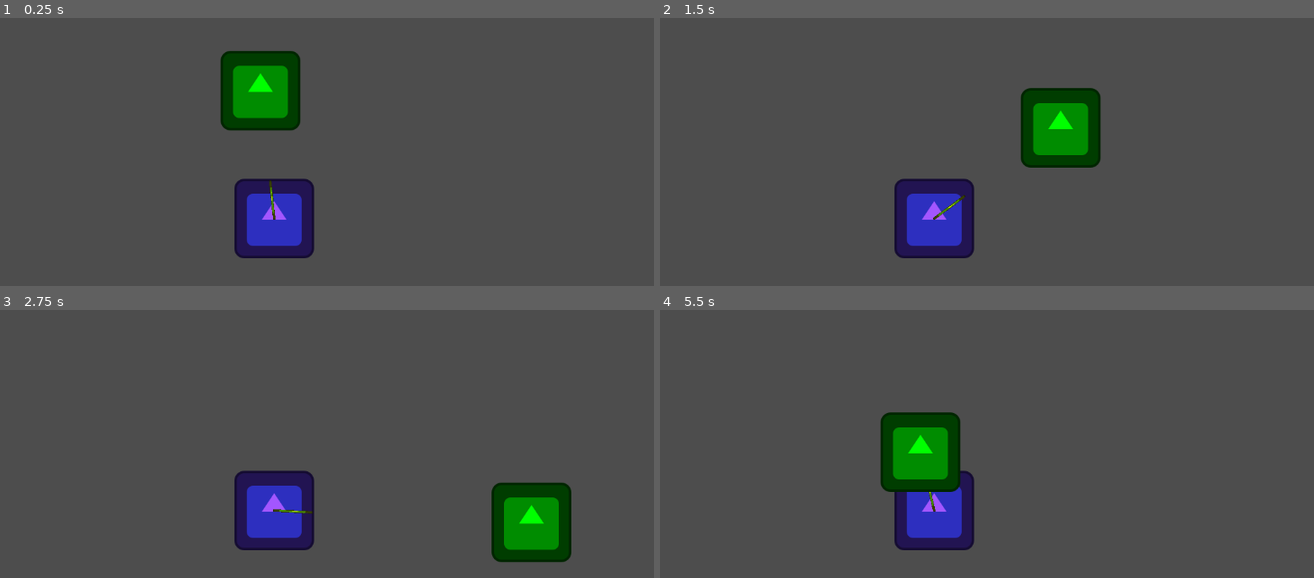
Above: before the commit, frames 1-4 (two rows, left to right).
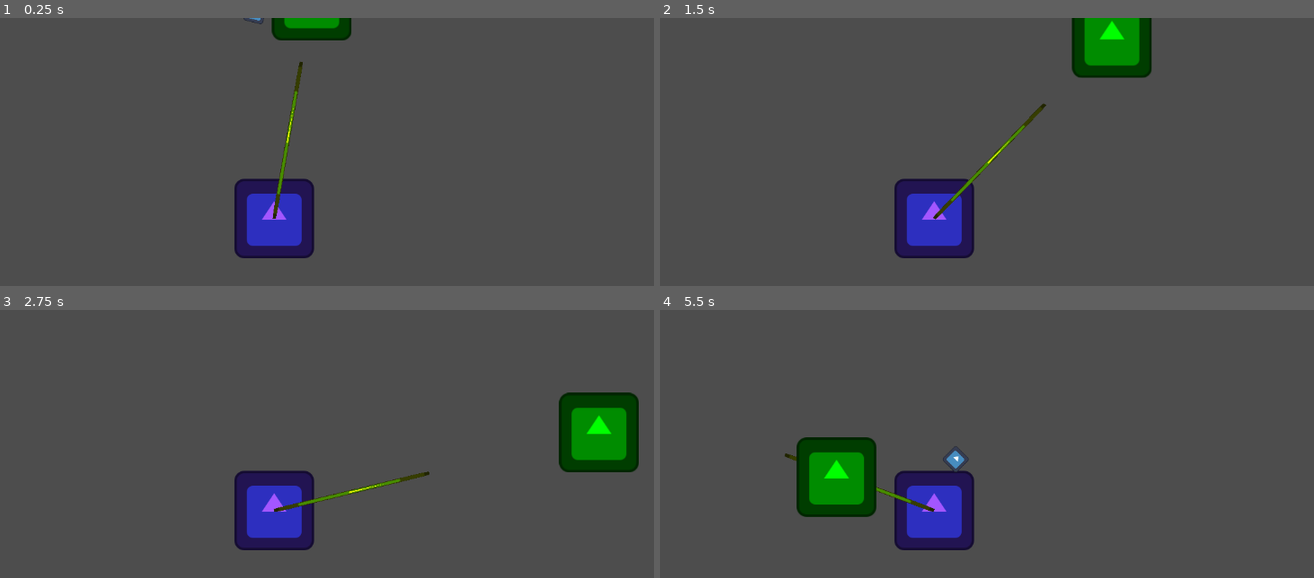
Above: after the commit, the same moments.

Repository: ALI-Sulieman/Eye
Game: Godot game, scene res://levels/level_1/level_1.tscn
The game is run twice, just before and just after one commit, with the same random seed, the same clock (stepped at 60 frames per second) and the same inputs. The engine's default icon, where the game draws it, is replaced by a stand-in: a white triangle on a blue panel in a dark square.
Inputs:
- Up to frame 1 (0.25 s): no input
- Up to frame 2 (1.5 s): tap Enter at 0.5 s; hold Right (ui_right) 0.53-1.28 s; hold Down (ui_down) from 1.28 s (still down)
- Up to frame 3 (2.75 s): release Down (ui_down) at 2.03 s; hold Right (ui_right) from 2.03 s (still down)
- Up to frame 4 (5.5 s): release Right (ui_right) at 2.78 s; hold Up (ui_up) 2.78-3.53 s; hold Left (ui_left) 3.53-5.03 s; hold Down (ui_down) from 5.03 s (still down)

The runs differ from the first frame. In frame 1, 4.9% of the frame differs, in the area x 33-54%, y 0-76%; in frame 2, 6.7%; in frame 3, 7.6%, in the area x 41-98%, y 30-94%; in frame 4, 7.4%.

Commit message:
made the Eye throw stone rigidbodies when player collides with laser

Diff:
--- a/characters/eye/eye.gd
+++ b/characters/eye/eye.gd
@@ -1,7 +1,40 @@
 extends CharacterBody2D
 
+@export var player: CharacterBody2D
+@export var stone_throw_margin: float = 0.4 # this is used to prevent stone from spawning inside the Eye collider, but there are other ways to do that.
+@export var stone_throw_strength: float = 10.0
+var hostile: bool = false
+var attack_cooldown: bool = false
 @onready var laser = $Laser
-@export var player: CharacterBody2D
+@onready var attack_cooldown_timer = $AttackCooldownTimer
+@onready var stone_scene = preload("res://items/stone/stone.tscn")
 
-func _physics_process(delta):
+func _physics_process(_delta):
+	scout()
+	attack()
+
+func scout():
 	laser.look_at(player.position)
+
+	if laser.get_collider():
+		if laser.get_collider().name == "Player":
+			hostile = true
+		else:
+			hostile = false
+	else:
+		hostile = false
+
+func attack():
+	if not hostile or attack_cooldown:
+		return
+	var stone_instance = stone_scene.instantiate()
+	stone_instance.position = (player.position - position) * stone_throw_margin # spwaning rock outside Eye collider but in the direction of player.
+	stone_instance.impulse = (player.position - position) * stone_throw_strength
+	add_child(stone_instance)
+	attack_cooldown = true
+	attack_cooldown_timer.start()
+
+
+
+func _on_attack_cooldown_timer_timeout():
+	attack_cooldown = false
--- a/characters/eye/eye.tscn
+++ b/characters/eye/eye.tscn
@@ -4,24 +4,29 @@
 [ext_resource type="Texture2D" uid="uid://d0j7qv1enbv2q" path="res://icon.svg" id="1_fot5g"]
 
 [sub_resource type="RectangleShape2D" id="RectangleShape2D_taxr8"]
-size = Vector2(60, 60)
+size = Vector2(128, 128)
 
 [node name="Eye" type="CharacterBody2D"]
 script = ExtResource("1_a5ab8")
-
-[node name="CollisionShape2D" type="CollisionShape2D" parent="."]
-shape = SubResource("RectangleShape2D_taxr8")
 
 [node name="Sprite2D" type="Sprite2D" parent="."]
 modulate = Color(0.639216, 0.337255, 1, 1)
 texture = ExtResource("1_fot5g")
 
+[node name="CollisionShape2D" type="CollisionShape2D" parent="."]
+shape = SubResource("RectangleShape2D_taxr8")
+
 [node name="Laser" type="RayCast2D" parent="."]
-target_position = Vector2(292, -1)
+target_position = Vector2(256, 0)
 
 [node name="Sprite2D" type="Sprite2D" parent="Laser"]
 modulate = Color(1, 1, 0, 1)
-position = Vector2(30, 0)
+position = Vector2(128, 0)
 rotation = 1.5708
-scale = Vector2(0.03125, 0.5)
+scale = Vector2(0.05, 2)
 texture = ExtResource("1_fot5g")
+
+[node name="AttackCooldownTimer" type="Timer" parent="."]
+wait_time = 2.0
+
+[connection signal="timeout" from="AttackCooldownTimer" to="." method="_on_attack_cooldown_timer_timeout"]
--- /dev/null
+++ b/items/stone/stone.gd
@@ -0,0 +1,11 @@
+extends RigidBody2D
+
+var target_position: Vector2
+var impulse: Vector2 = Vector2.ZERO
+
+func _ready():
+	look_at(target_position)
+	apply_central_impulse(impulse)
+
+func _on_destruction_timer_timeout():
+	queue_free()
--- /dev/null
+++ b/items/stone/stone.tscn
@@ -0,0 +1,26 @@
+[gd_scene load_steps=4 format=3 uid="uid://rqdmkp4x6l7u"]
+
+[ext_resource type="Script" path="res://items/stone/stone.gd" id="1_7dh0y"]
+[ext_resource type="Texture2D" uid="uid://d0j7qv1enbv2q" path="res://icon.svg" id="1_wju7m"]
+
+[sub_resource type="CircleShape2D" id="CircleShape2D_jlddo"]
+radius = 16.0
+
+[node name="Stone" type="RigidBody2D"]
+gravity_scale = 0.0
+script = ExtResource("1_7dh0y")
+
+[node name="Sprite2D" type="Sprite2D" parent="."]
+position = Vector2(0, 8.34465e-07)
+scale = Vector2(0.25, 0.25)
+texture = ExtResource("1_wju7m")
+
+[node name="CollisionShape2D" type="CollisionShape2D" parent="."]
+shape = SubResource("CircleShape2D_jlddo")
+
+[node name="DestructionTimer" type="Timer" parent="."]
+wait_time = 2.0
+one_shot = true
+autostart = true
+
+[connection signal="timeout" from="DestructionTimer" to="." method="_on_destruction_timer_timeout"]
